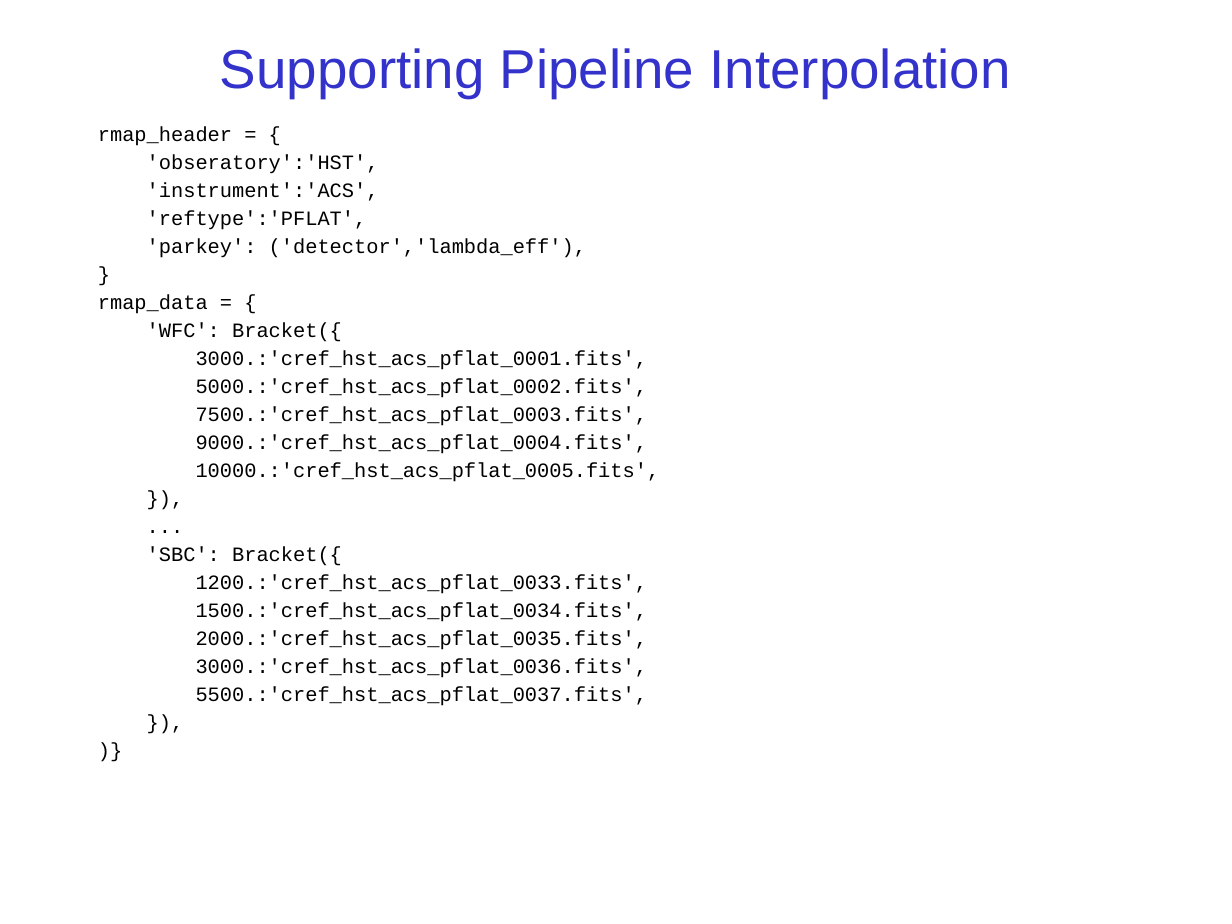
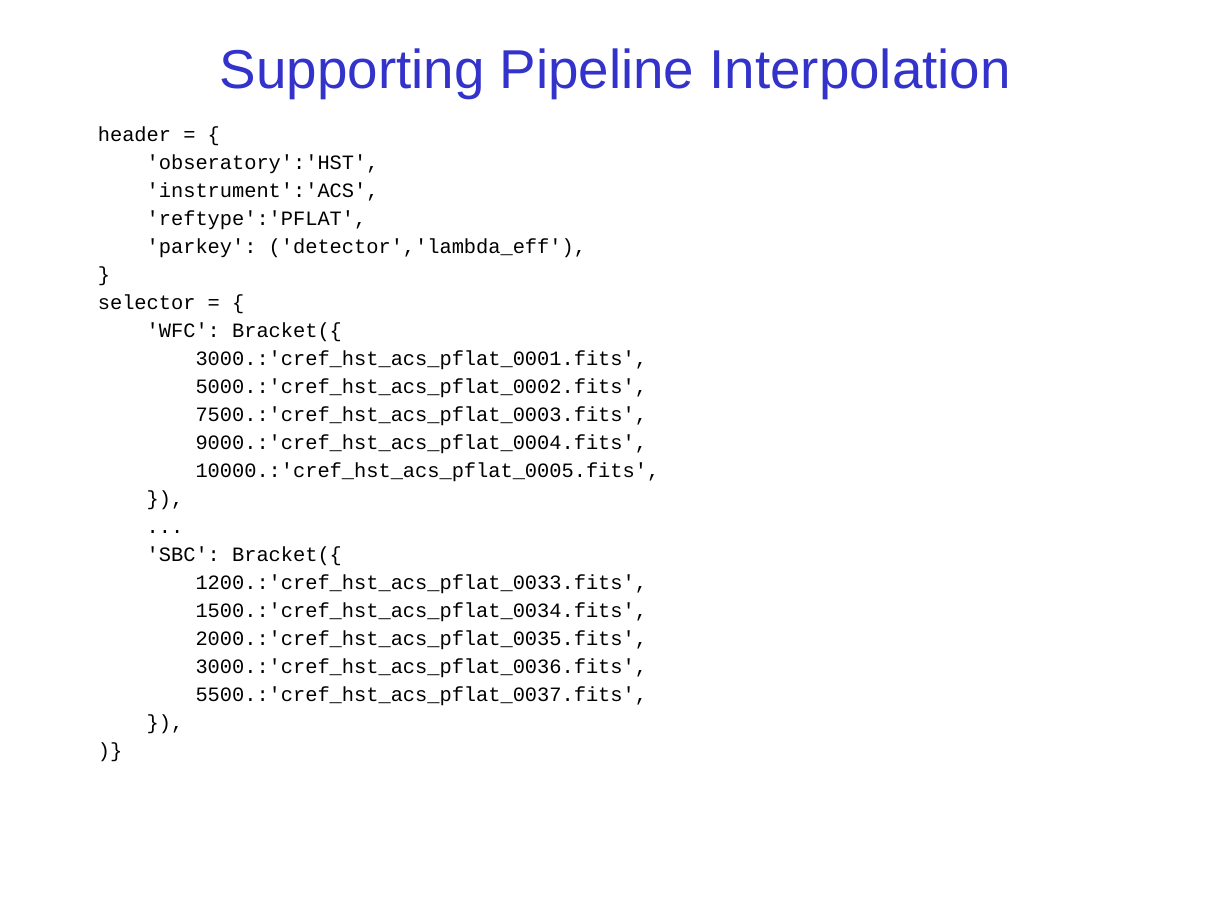
Before and after one commit to spacetelescope/crds, a slide deck: slide 14 of docs/CRDSforACM.ppt. Drawn at 1232x924 pixels with LibreOffice and Linux fonts; fonts in the diff are those of the drawing; background and template pictures are left out. Boxes give left, top, right and bottom in pixels: in the first picture for what was removed or moved away, otherwise in the second. Text is boxed around its words. In the diff, an @@ line names an element or a change of style, - is before the commit and + after.

Commit message:
Updated CRDSforACM presentation for current rmap format.

```diff
--- a/docs/CRDSforACM.ppt
+++ b/docs/CRDSforACM.ppt
@@ text at (98, 127, 171, 142): text changed @@
-rmap_header = {
+header = {
@@ text at (98, 295, 196, 310): text changed @@
-rmap_data = {
+selector = {
```
Also in this commit, not shown: 7 other slides changed.
